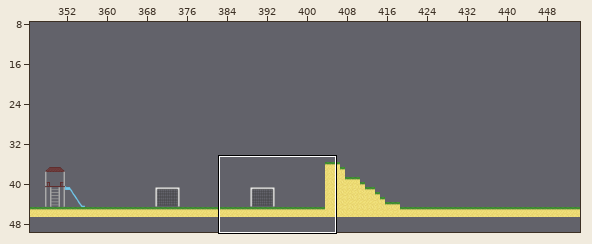
Tiled map, stored at assets/levels/playgroundLevel.tmx. Above: a wide view before the commit, with the close-up outlined.
Close-up. Before the commit:
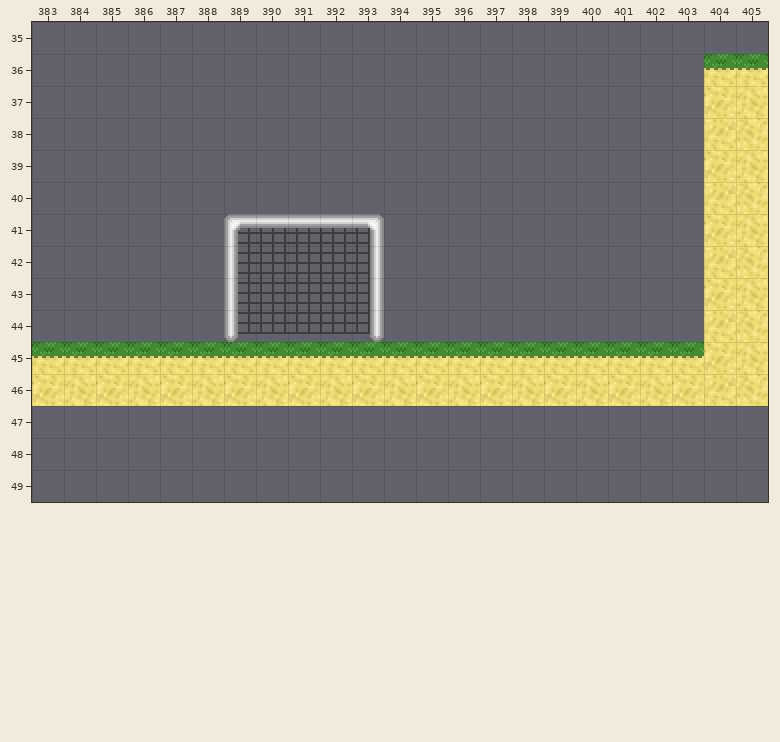
Cells are 16x16 px. Shown: x 383..405, y 35..49. The commit also changed other parts of the map, which this record leaves out.
New version:
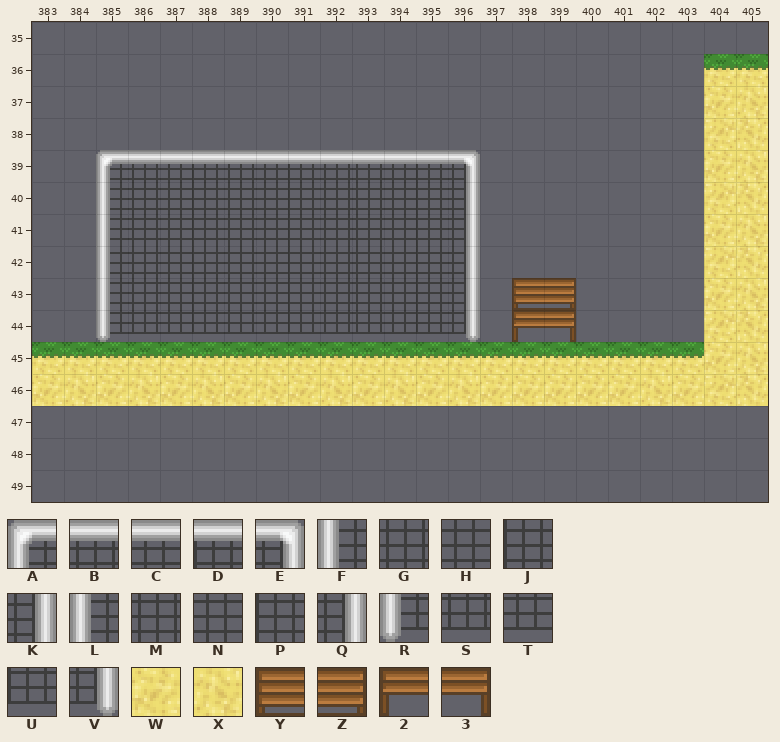
Key: from "tiles": A 188, B 189, C 190, D 191, E 192, F 232, G 233, H 234, J 235, K 236, L 276, M 277, N 278, P 279, Q 280, R 320, S 321, T 322, U 323, V 324, W 372, X 373, Y 374, Z 375, 2 418, 3 419.
_ is an empty cell.
Diff:
Layer "middleground":
y 39: x 385..396 ____________ -> ABCDBCDBBCDE
y 40: x 385..396 ____________ -> FGHJGHJGGHJK
y 41: x 385..396 ____ABCDE___ -> LMNPMNPMMNPQ
y 42: x 385..396 ____FGHJK___ -> FGHJGHJGGHJK
y 43: x 385..396 ____LMNPQ___ -> LMNPMNPMMNPQ; x 398..399 __ -> YZ
y 44: x 385..396 ____RSTUV___ -> RSTUSTUSSTUV; x 398..399 __ -> 23
y 46: x 398 X -> W; x 400 X -> W
Pixel boxes of the changes (left, top, right, bottom) in both close-ups:
changed: (96, 150, 480, 342)
added: (512, 278, 576, 342)
changed: (512, 374, 544, 406)
changed: (576, 374, 608, 406)
